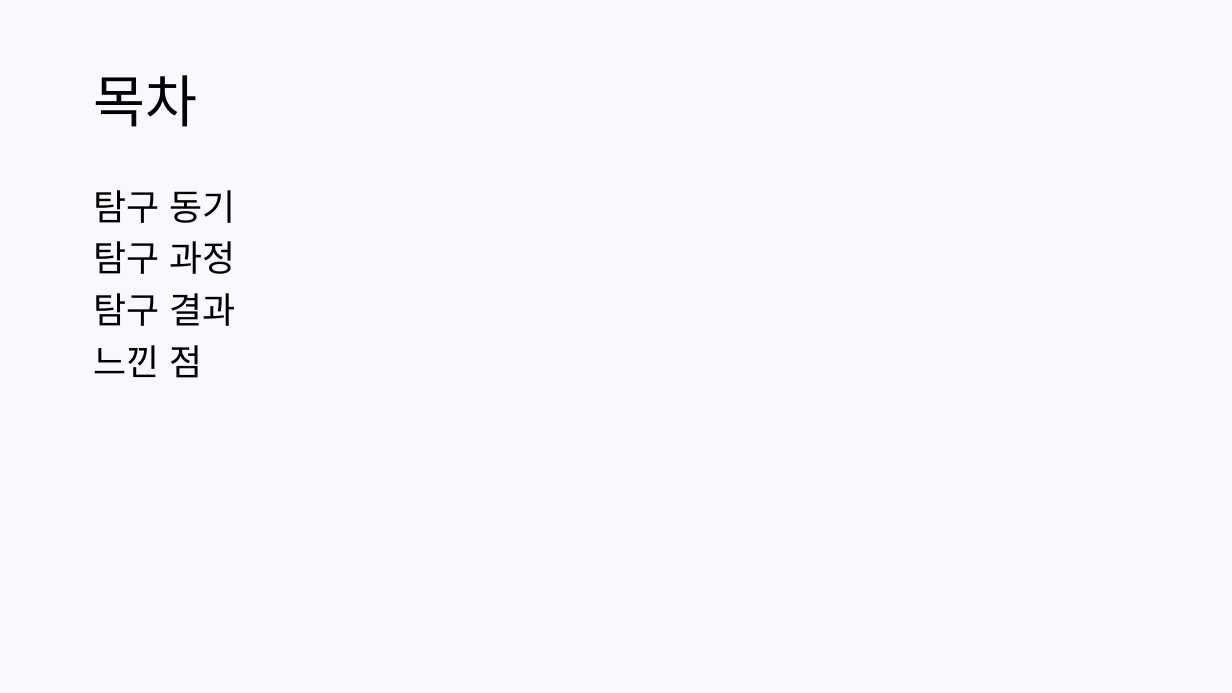
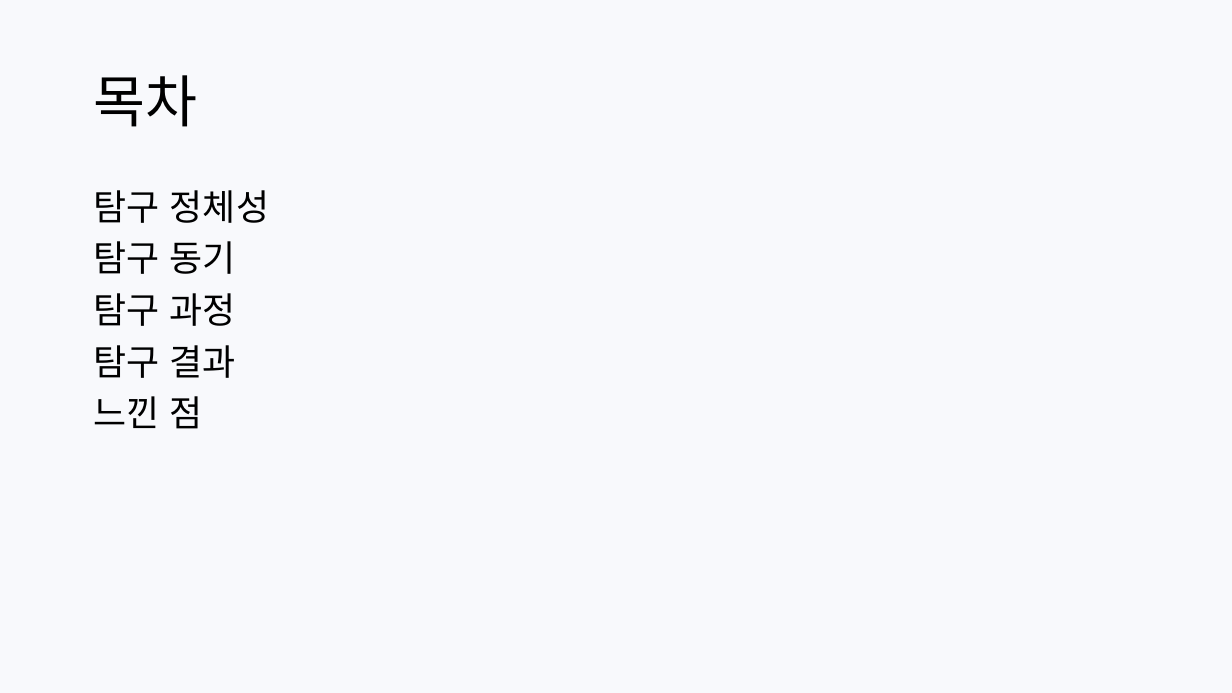
Before and after one commit to ohyunu525/KK-AI, a slide deck: slide 2 of Documents/보고서 파일.pptx. Drawn at 1232x693 pixels with LibreOffice and Linux fonts; fonts in the diff are those of the drawing. Boxes give left, top, right and bottom in pixels: in the first picture for what was removed or moved away, otherwise in the second. Text is boxed around its words. In the diff, an @@ line names an element or a change of style, - is before the commit and + after.

```diff
--- a/Documents/보고서 파일.pptx
+++ b/Documents/보고서 파일.pptx
@@ text at [94,190,269,223]: paragraph added @@
+탐구 정체성
```
Also in this commit, not shown: 2 other slides changed, 1 slide added.
